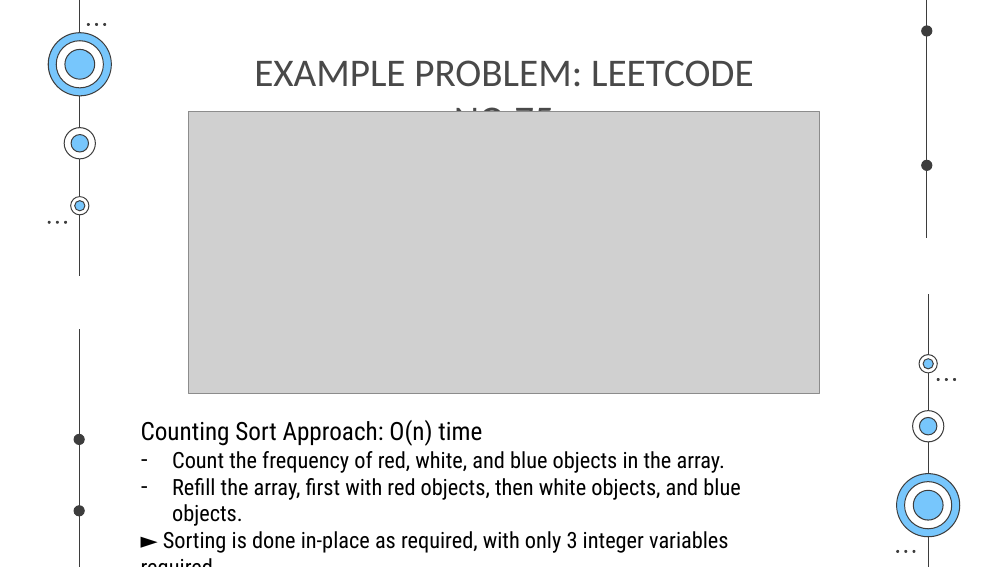
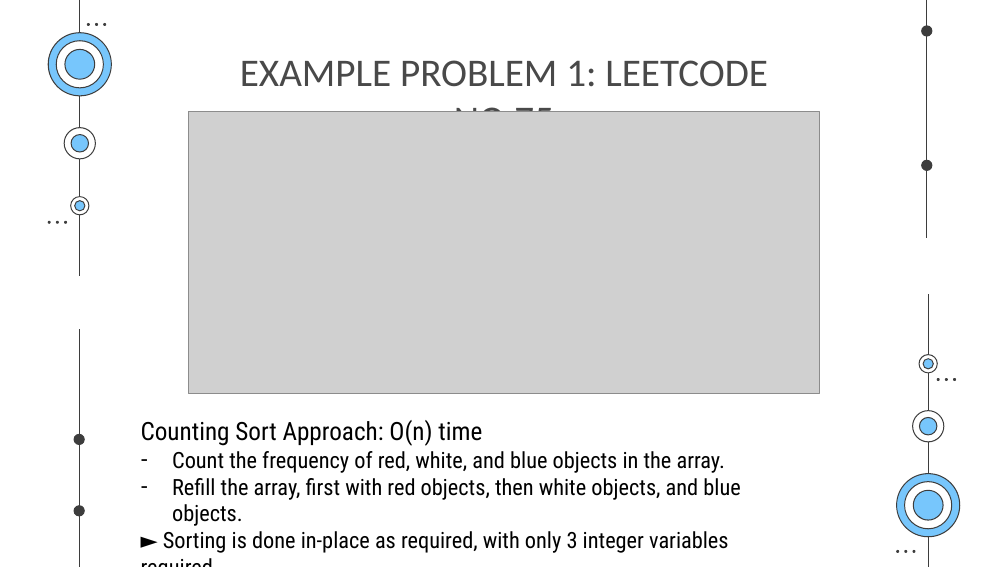
Before and after one commit to pnmq1103/cs163-seminar, a slide deck: slide 118 of presentation.pptx. Drawn at 1008x567 pixels with LibreOffice and Linux fonts; fonts in the diff are those of the drawing; grey boxes stand for pictures. Boxes give left, top, right and bottom in pixels: in the first picture for what was removed or moved away, otherwise in the second. Text is boxed around its words. In the diff, an @@ line names an element or a change of style, - is before the commit and + after.

Commit message:
updated presentation

```diff
--- a/presentation.pptx
+++ b/presentation.pptx
@@ title at <box>240,60,768,112</box>: text changed @@
-EXAMPLE PROBLEM: LEETCODE NO.75
+EXAMPLE PROBLEM 1: LEETCODE NO.75
```
Also in this commit, not shown: 1 other slide changed, 1 slide added.
